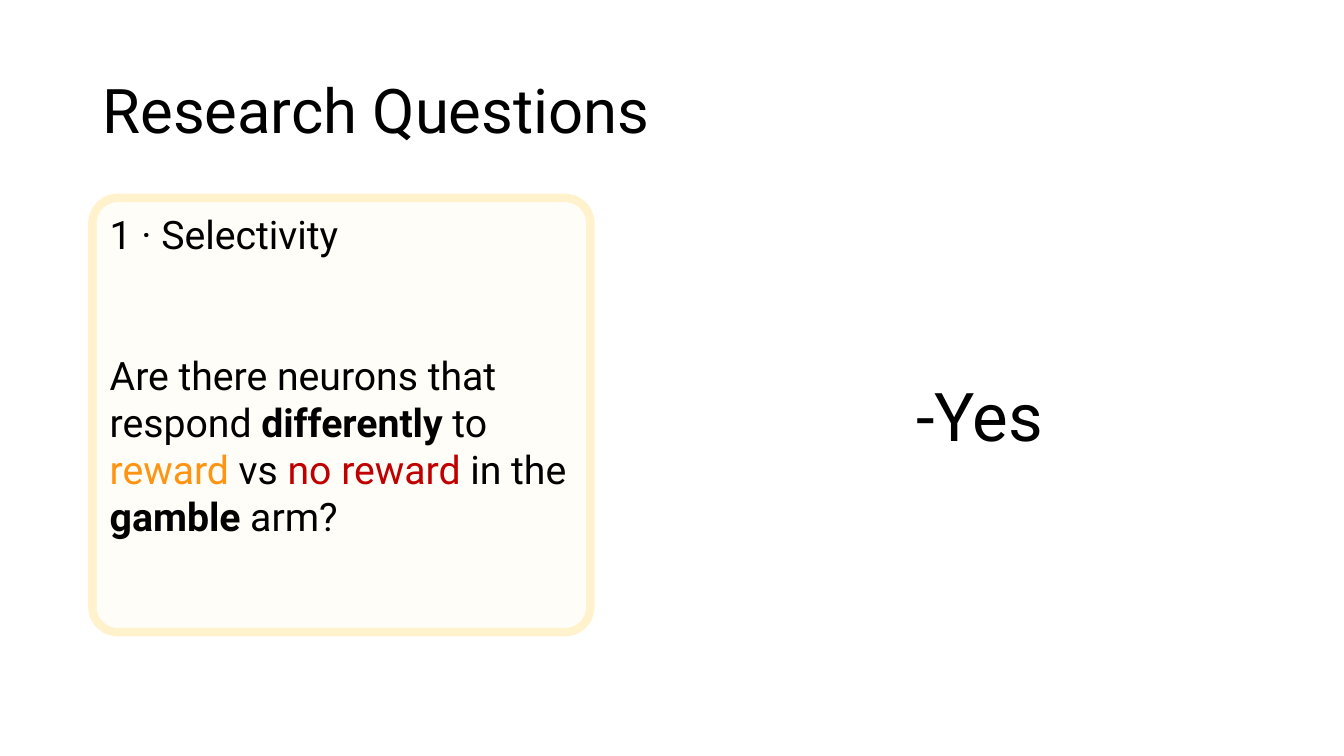
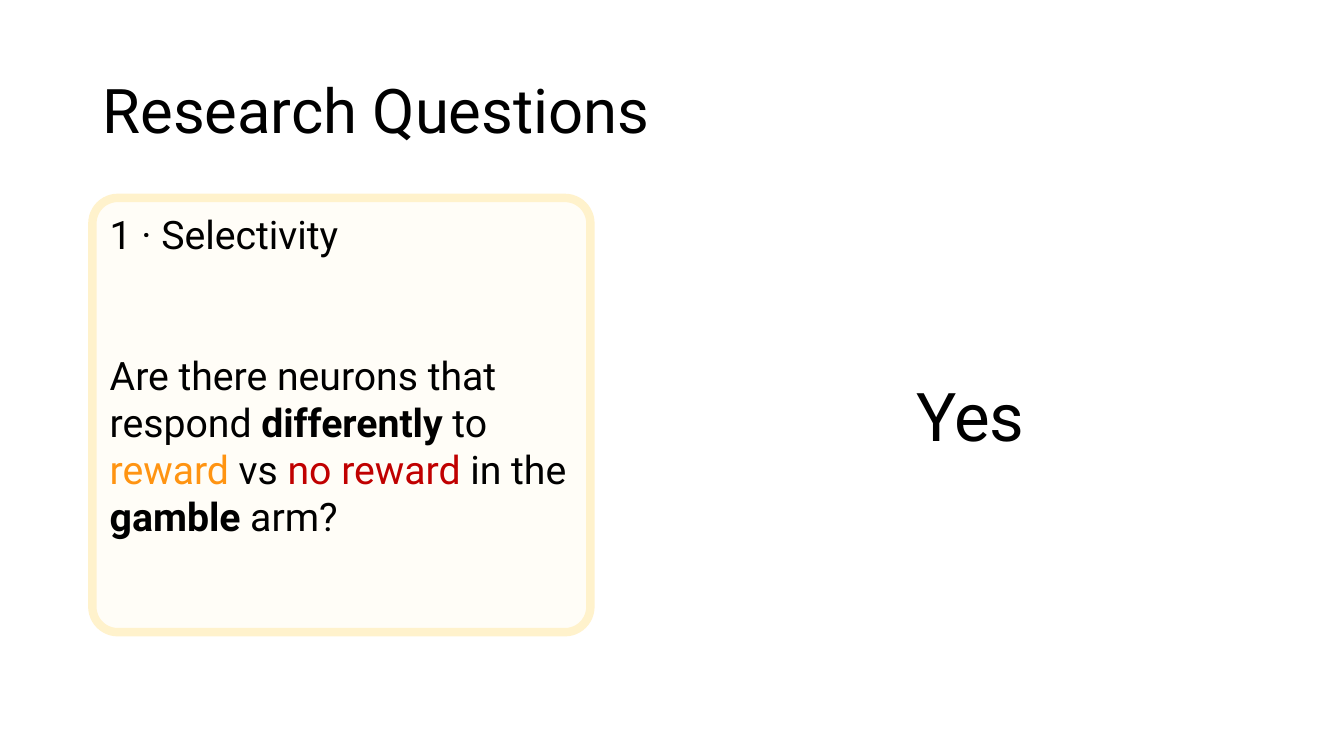
Before and after one commit to trNk27/Human_Data_Exploration, a slide deck: slide 24 of presentation/Prototype.pptx (slide 23 before the commit). Drawn at 1344x756 pixels with LibreOffice and Linux fonts; fonts in the diff are those of the drawing; background and template pictures are left out. Boxes give left, top, right and bottom in pixels: in the first picture for what was removed or moved away, otherwise in the second. Text is boxed around its words. In the diff, an @@ line names an element or a change of style, - is before the commit and + after.

```diff
--- a/presentation/Prototype.pptx
+++ b/presentation/Prototype.pptx
@@ text at (916, 393, 1025, 442): text changed @@
--Yes
+Yes
```
Also in this commit, not shown: 9 other slides changed, 5 slides added, 4 slides removed, 17 other files.
